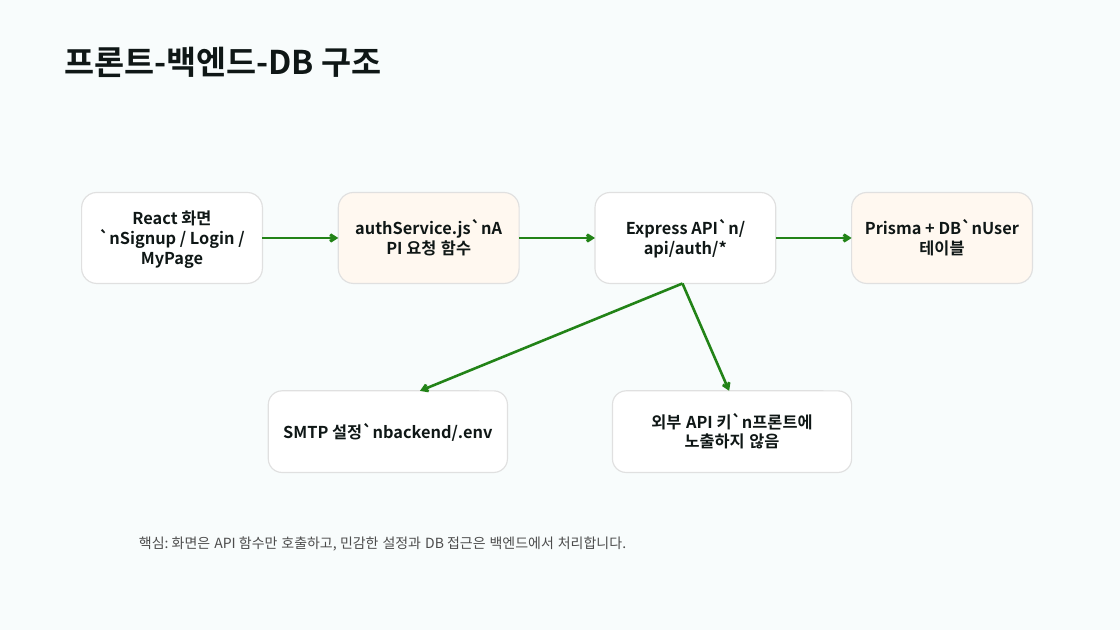
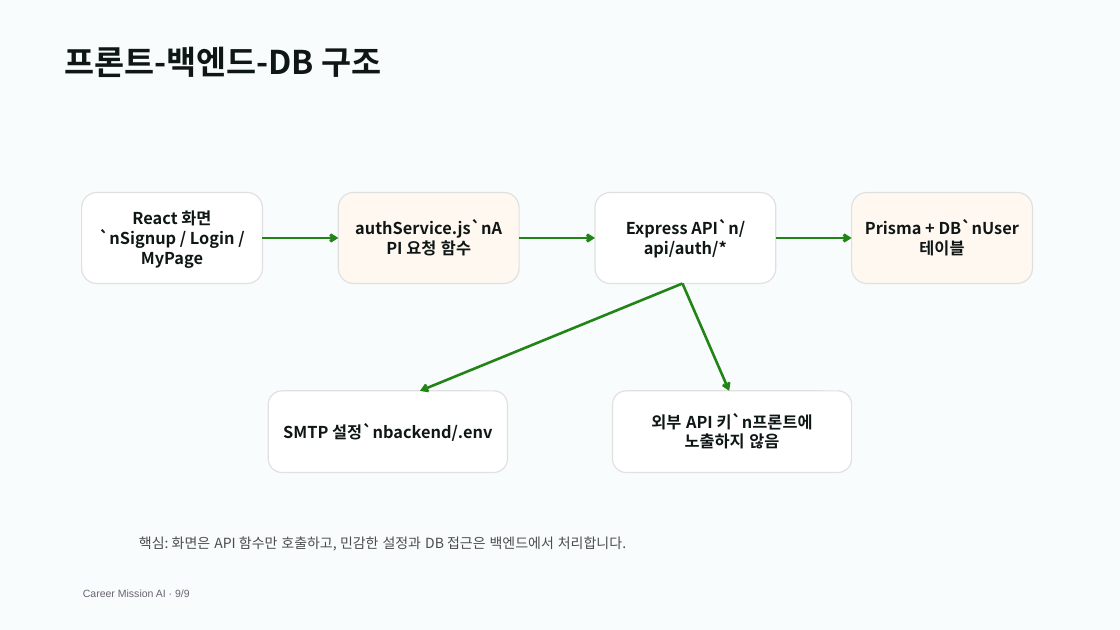
Before and after one commit to Mureung1/hub-showcase, a slide deck: slide 9 of AI_agent/docs/career-mission-demo.pptx (slide 8 before the commit). Drawn at 1120x630 pixels with LibreOffice and Linux fonts; fonts in the diff are those of the drawing. Boxes give left, top, right and bottom in pixels: in the first picture for what was removed or moved away, otherwise in the second. Text is boxed around its words. In the diff, an @@ line names an element or a change of style, - is before the commit and + after.

```diff
--- a/AI_agent/docs/career-mission-demo.pptx
+++ b/AI_agent/docs/career-mission-demo.pptx
@@ text added at [83, 589, 190, 597], 9 pt, text #686472 @@
+Career Mission AI · 9/9
```
Also in this commit, not shown: 7 other slides changed, 1 slide added, 12 other files.
